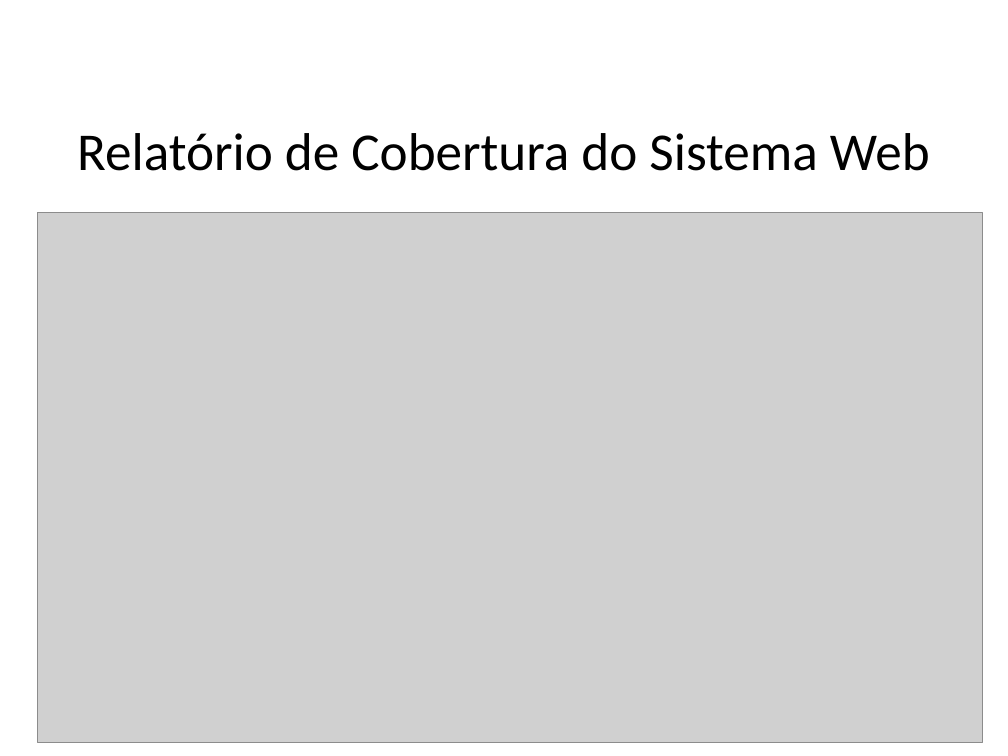
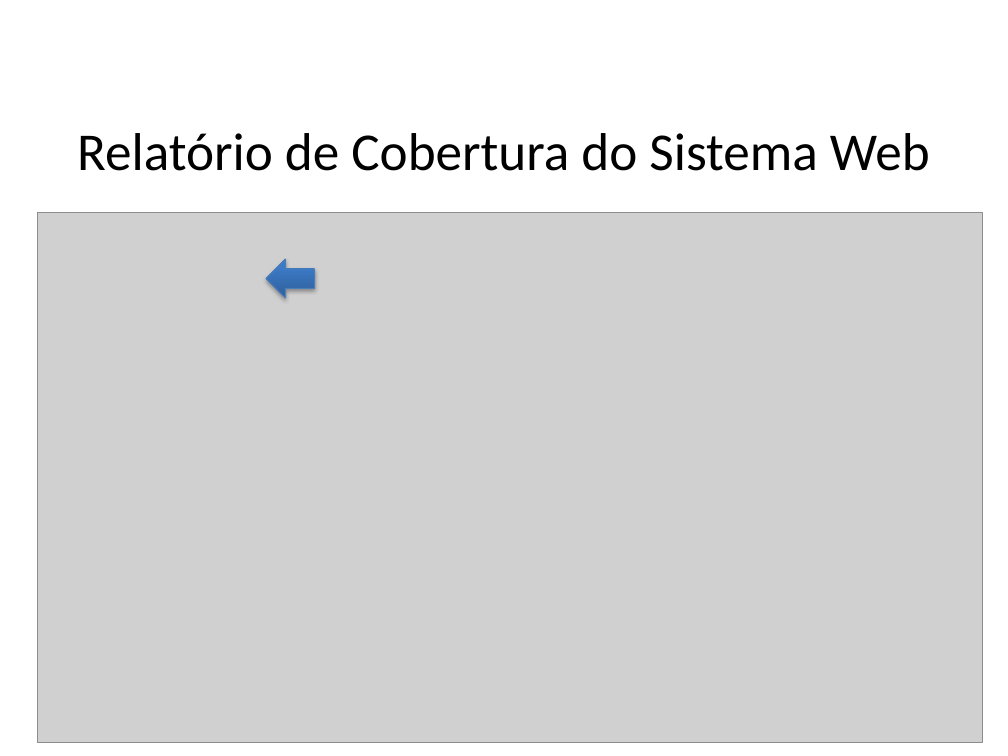
Before and after one commit to jpjcjbr/tccjp, a slide deck: slide 20 of Final/apresentacao tcc.pptx (slide 21 before the commit). Drawn at 1008x756 pixels with LibreOffice and Linux fonts; fonts in the diff are those of the drawing; grey boxes stand for pictures; background and template pictures are left out. Boxes give left, top, right and bottom in pixels: in the first picture for what was removed or moved away, otherwise in the second. Text is boxed around its words. In the diff, an @@ line names an element or a change of style, - is before the commit and + after.

```diff
--- a/Final/apresentacao tcc.pptx
+++ b/Final/apresentacao tcc.pptx
@@ left arrow added at <box>266,259,314,298</box>, fill gradient #2F5F99 to #3D7CC7 to #3A7CCB, outline #4B7EBC 0.75 pt @@
```
Also in this commit, not shown: 2 other slides changed, 1 slide removed.
